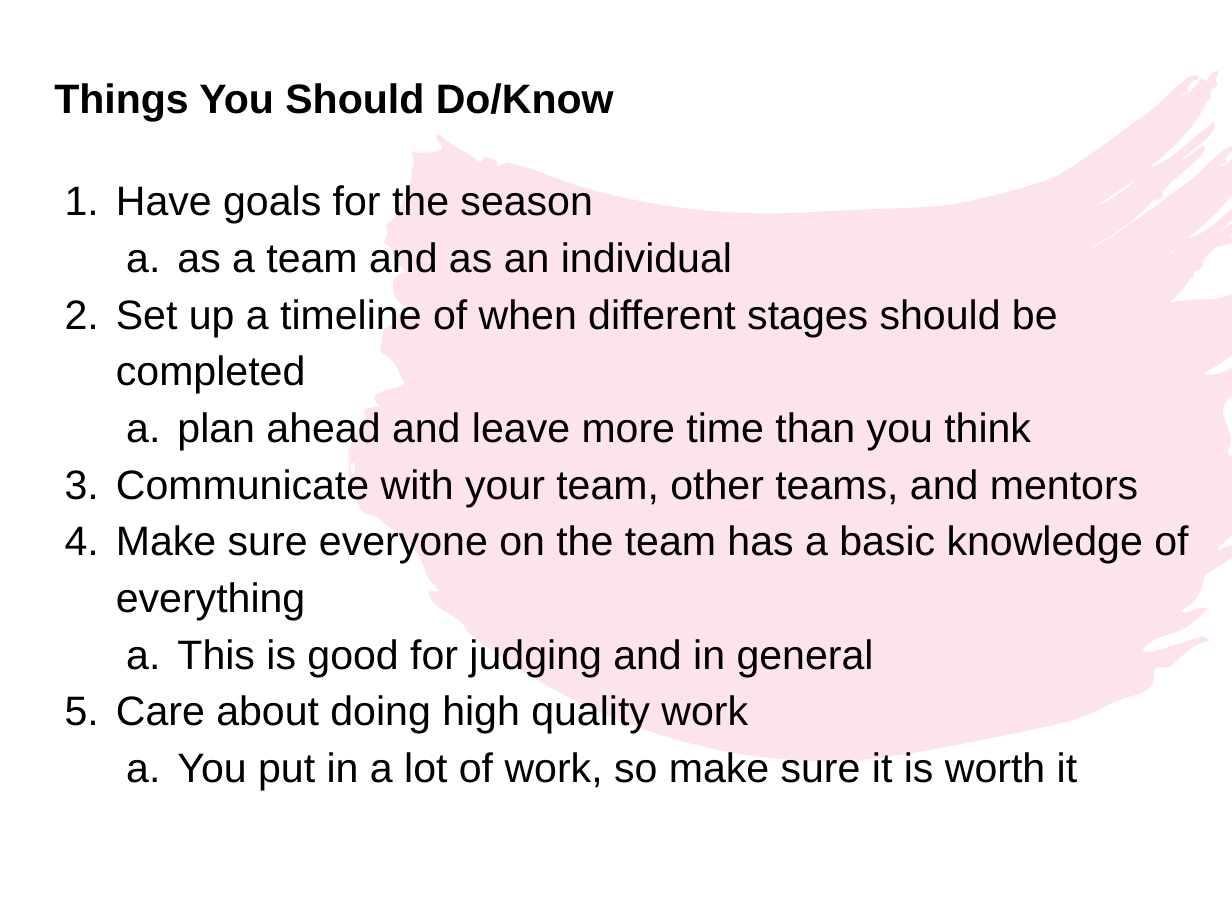
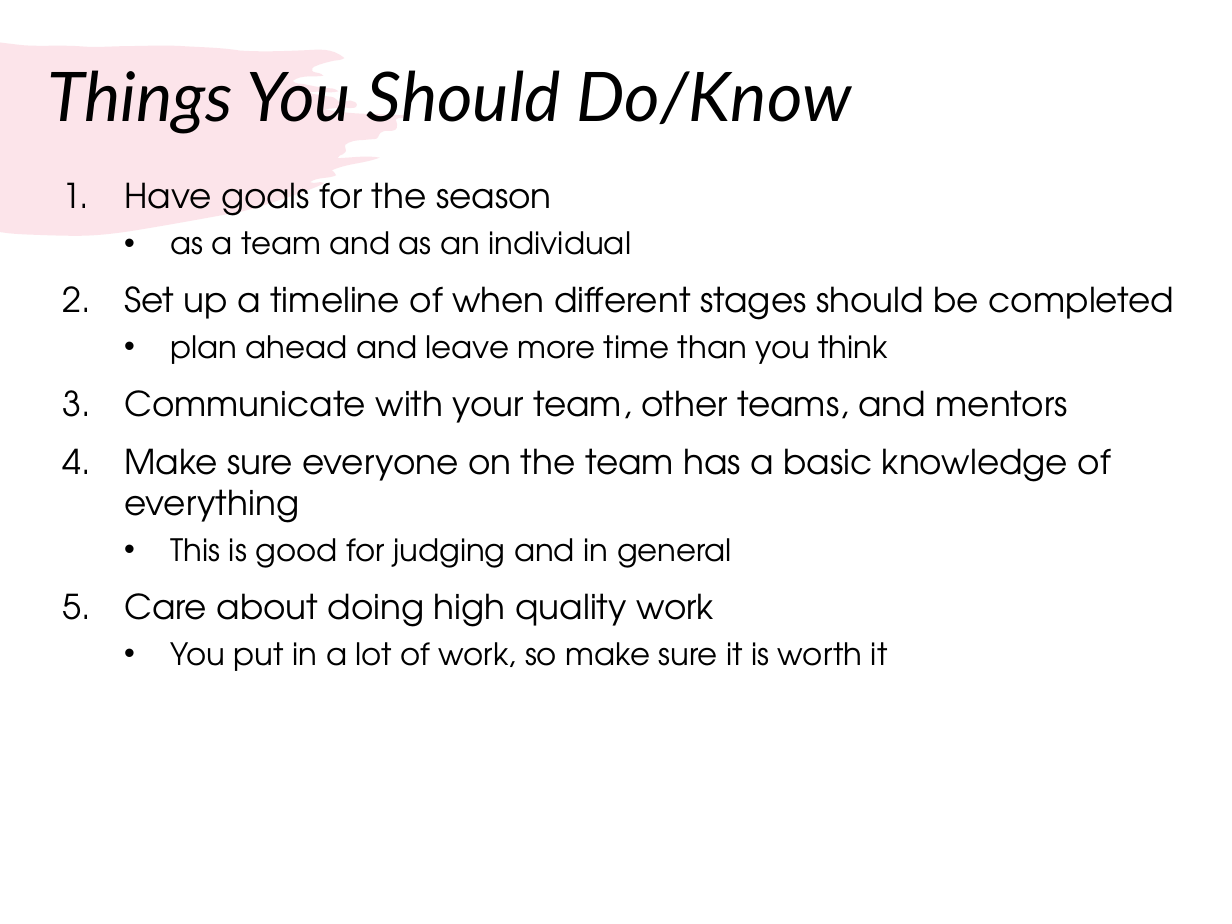
Before and after one commit to droidsrobotics/FTC-Tutorials, a slide deck: slide 9 of translations/en-us/TeamManagement/RookieTips.pptx. Drawn at 1232x924 pixels with LibreOffice and Linux fonts; fonts in the diff are those of the drawing. Boxes give left, top, right and bottom in pixels: in the first picture for what was removed or moved away, otherwise in the second. Text is boxed around its words. In the diff, an @@ line names an element or a change of style, - is before the commit and + after.

```diff
--- a/translations/en-us/TeamManagement/RookieTips.pptx
+++ b/translations/en-us/TeamManagement/RookieTips.pptx
@@ freeform shape added at (0,42,407,235), fill #F07C98 at 20% opacity @@
@@ title "Things You Should Do/Know": place and size @@
-title "Things You Should Do/Know" at (54,83,614,121)
+title "Things You Should Do/Know" at (47,70,852,134)
@@ title "Things You Should Do/Know" at (47,70,852,134): size 24 to 40 pt, font Arial to Lato, bold off, italic on; line spacing 1 to 0.9; vertical alignment top to middle @@
@@ freeform shape removed at (350,71,1232,759) @@
@@ text "Have goals for the season": place and size @@
-text "Have goals for the season" at (116,185,1188,790)
+text "Have goals for the season" at (124,182,1173,671)
@@ text "Have goals for the season" at (124,182,1173,671): size 24 to 20 pt in "Have goals for the season", "Set up a timeline of when different ...", "Communicate with your team, other teams, and ...", "Make sure everyone on the team has ..." and 1 more places; font Arial to TeX Gyre Adventor; size 24 to 18 pt in "as a team and as an individual", "plan ahead and leave more time than ...", "This is good for judging and in ...", "You put in a lot of work, ..."; indent changed; line spacing 1.15 to 1; more space between paragraphs; bullet a. to • @@
```
Also in this commit, not shown: 9 other slides changed, 1 other file.
